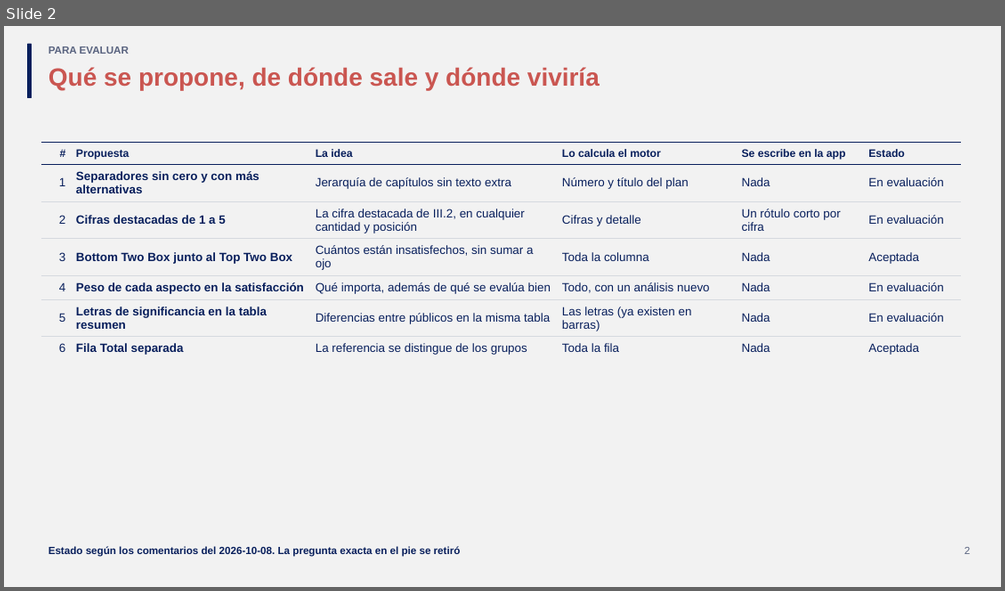
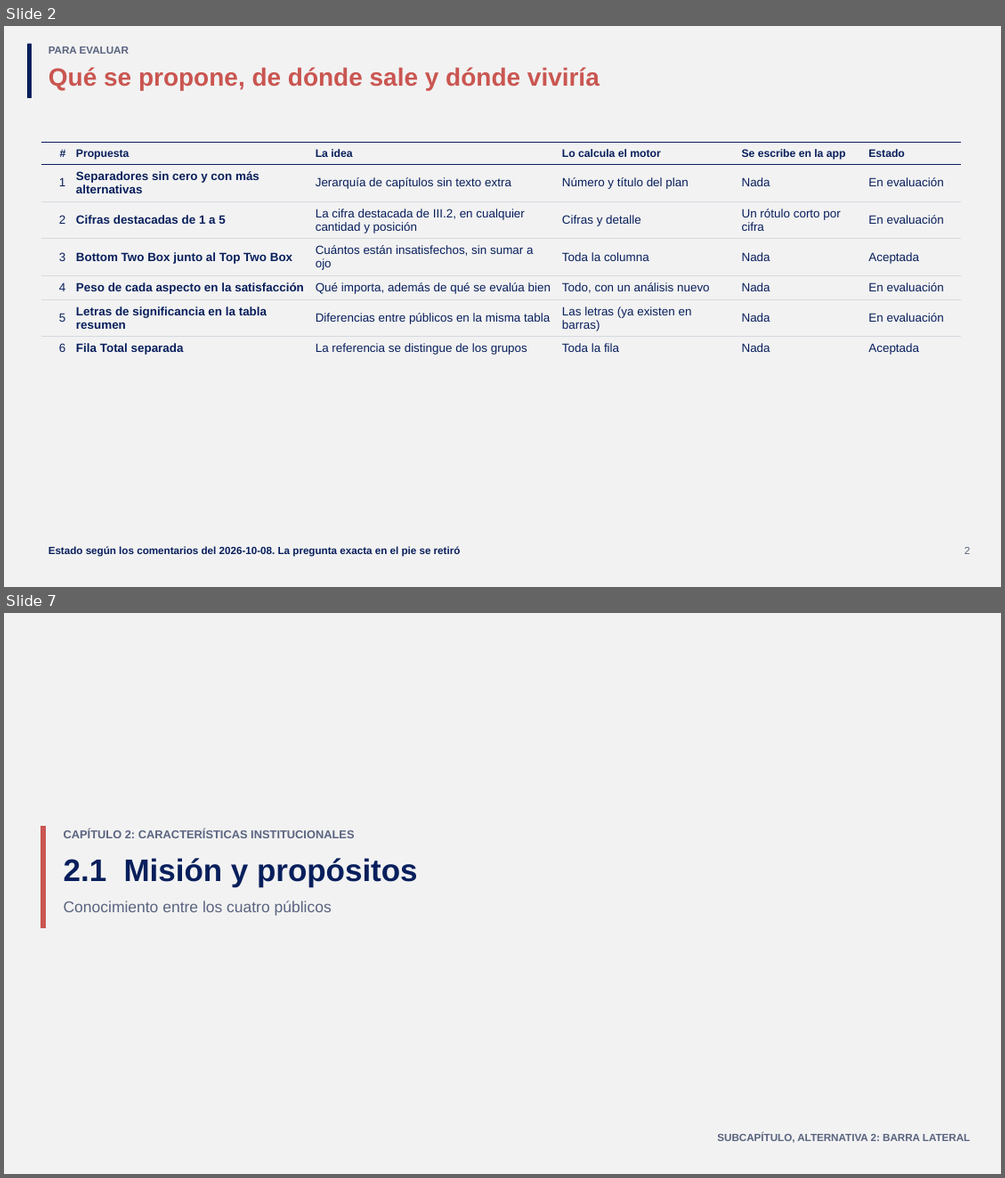
Before and after one commit to GonzaloAlmendariz/prosecnur-app, a slide deck: docs/qa/motor-ppt-2026-10-06/4-recetario/propuestas-rescatables.pptx. Shown one above the other, each under a label of ours: slide 2 before the commit, slides 2 and 7 after it; the slides between them are not shown. The pictures are 1005x591 and 1005x1178 pixels, drawn with LibreOffice and Linux fonts; fonts in the diff are those of the drawing; background and template pictures are left out. Boxes give left, top, right and bottom in pixels: in the first picture for what was removed or moved away, otherwise in the second. Text is boxed around its words. In the diff, an @@ line names an element or a change of style, - is before the commit and + after.

```diff
--- a/docs/qa/motor-ppt-2026-10-06/4-recetario/propuestas-rescatables.pptx
+++ b/docs/qa/motor-ppt-2026-10-06/4-recetario/propuestas-rescatables.pptx
@@ slide 7 added at (x1=4, y1=613, x2=1001, y2=1174), background #F2F2F2 @@
@@ rectangle added at (x1=40, y1=826, x2=45, y2=927), fill #CA5651, outline #CA5651 0.25 pt @@
@@ text added at (x1=64, y1=829, x2=354, y2=838), 11 pt, text #5A6480, bold @@
+CAPÍTULO 2: CARACTERÍSTICAS INSTITUCIONALES
@@ text added at (x1=64, y1=858, x2=418, y2=887), 30 pt, text #081F5C, bold @@
+2.1 Misión y propósitos
@@ text added at (x1=64, y1=900, x2=332, y2=916), 15 pt, text #5A6480 @@
+Conocimiento entre los cuatro públicos
@@ text added at (x1=717, y1=1133, x2=970, y2=1143), 10 pt, text #5A6480, bold @@
+SUBCAPÍTULO, ALTERNATIVA 2: BARRA LATERAL
```
Also in this commit, not shown: 12 slides changed, 4 other slides added, 1 slide removed, 2 other files.
